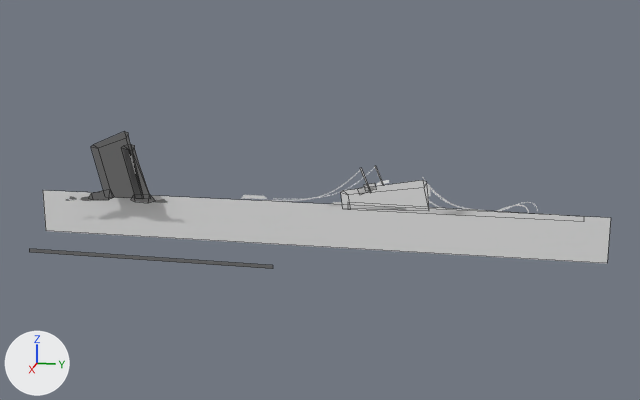
A saved change to the Blender file NotAllSheep/Assets/Blender/18_06_26/Industrial_01.blend.
One viewpoint serves both versions: a 50 mm lens placed at (63.1, 6.5, 16.1), pointed at (-0.3, -6.1, 0.2). Lighting does not change. The marker at lower left points along +X, +Y and +Z. Mesh edges are drawn as thin lines on the coarser meshes.

Script lines for the objects in view, before the commit:
```python
me_plane_012 = bpy.data.meshes.new('Plane.012')
me_plane_012.from_pydata([(-1.0, -0.5, 0.0), (19.3, -0.5, 0.0), (-1.0, 1.0, 0.0), (19.3, 1.0, 0.0)], [], [(0, 1, 3, 2)])
me_plane_013 = bpy.data.meshes.new('Plane.013')
me_plane_013.from_pydata(...)  # 11 vertices, 6 faces; spans x -1.04..1.03, y -1.16..8.73, z 0.0
me_plane_017 = bpy.data.meshes.new('Plane.017')
me_plane_017.from_pydata(...)  # 11 vertices, 6 faces; spans x -0.1..1.0, y -3.7..18.5, z 0.0
me_plane_017.materials.append(mat_material_002)  # grey #747474
ob_plane_001 = bpy.data.objects.new('Plane.001', me_plane_017)
ob_plane_001.location = (1.0, -20.58, 4.32)
ob_plane_001.rotation_euler = (-1.571, 0.186, -1.571)  # degrees (-90, 11, -90)
ob_plane_001.scale = (3.12, 0.24, 1.0)
ob_plane_010 = bpy.data.objects.new('Plane.010', me_plane_012)
ob_plane_010.location = (0.0, 1.28, -0.17)
ob_plane_010.rotation_euler = (0.0, 1.571, 0.0)  # degrees (0, 90, 0)
ob_plane_010.scale = (0.165, -29.8, 1.0)
ob_plane_011 = bpy.data.objects.new('Plane.011', me_plane_013)
ob_plane_011.location = (0.0, -1.39, 1.34)
ob_plane_011.rotation_euler = (-1.571, 0.174, -1.571)  # degrees (-90, 10, -90)
ob_plane_011.scale = (3.12, 0.24, 1.0)
# also in view: 'Plane.002' at (0.0, 4.5, -0.1); 'Plane.016' at (1.0, -20.1, 2.1); 'Plane.017' at (1.0, -19.5, -4.8)
```
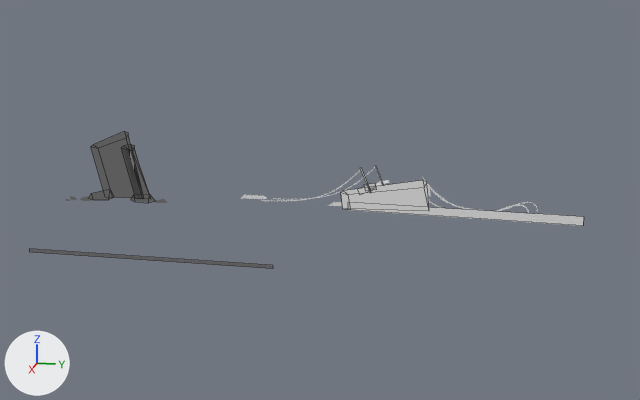
Location of each change, (x1, y1, x2, y2) in pixels of the pictures (640 x 400 px):
'Plane.010', hidden: before (43, 190, 611, 263)

The change in detail:
Object 'Plane.010' (ob_plane_010) is now hidden.
